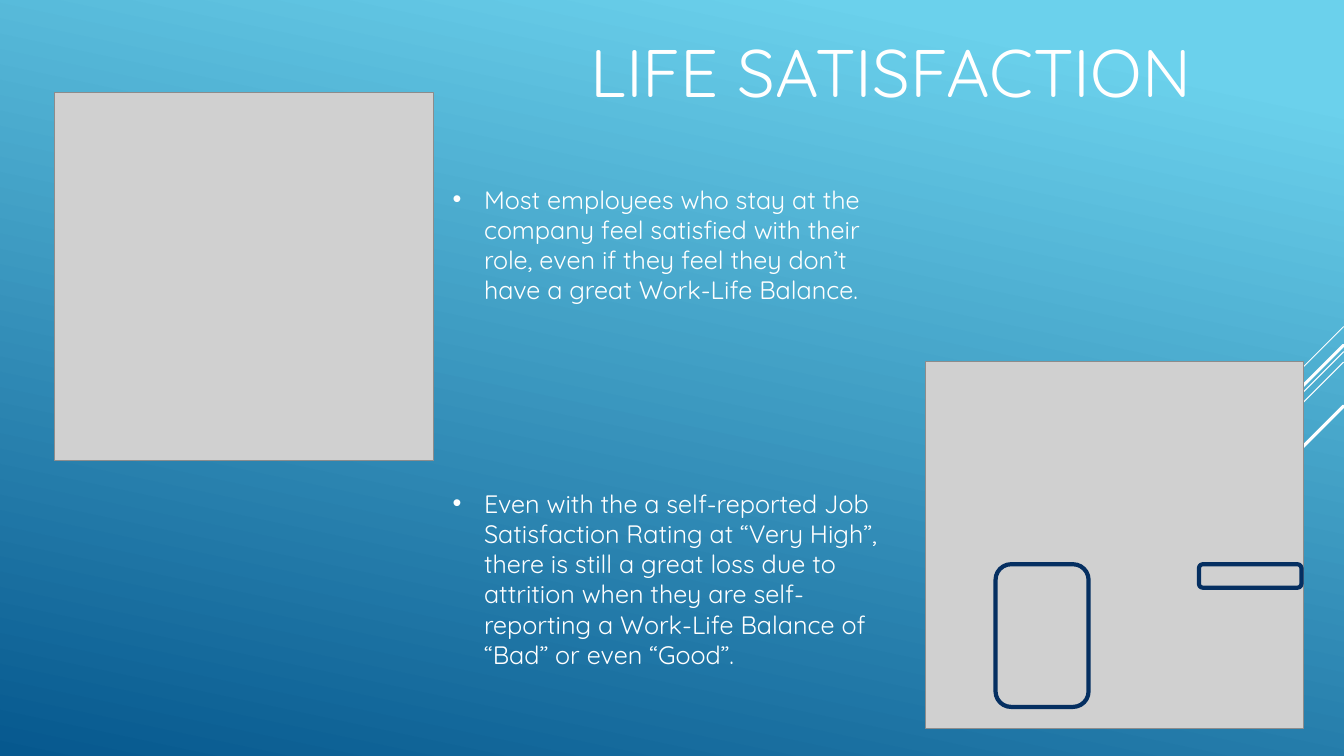
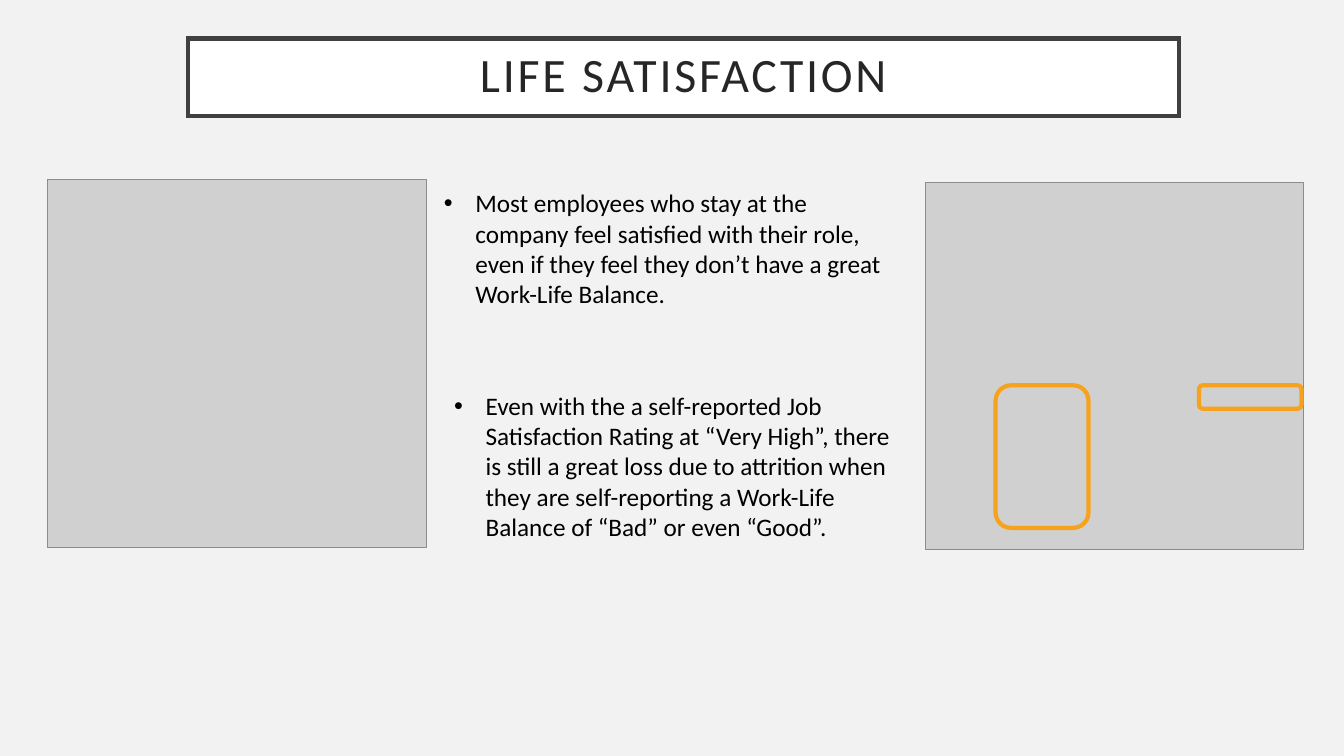
Before and after one commit to R-Chandna/MSDS6306_CaseStudy_2, a slide deck: slide 12 of Attrition_Case_Study_2_pptx_TAJAR_IP.pptx. Drawn at 1344x756 pixels with LibreOffice and Linux fonts; fonts in the diff are those of the drawing; grey boxes stand for pictures. Boxes give left, top, right and bottom in pixels: in the first picture for what was removed or moved away, otherwise in the second. Text is boxed around its words. In the diff, an @@ line names an element or a change of style, - is before the commit and + after.

```diff
--- a/Attrition_Case_Study_2_pptx_TAJAR_IP.pptx
+++ b/Attrition_Case_Study_2_pptx_TAJAR_IP.pptx
@@ background gradient #6ED2EB to #06588E to #F2F2F2 @@
@@ title "LIFE SATISFACTION" resized from (x1=590, y1=49, x2=1191, y2=98) to (x1=188, y1=38, x2=1179, y2=116) @@
@@ title "LIFE SATISFACTION" at (x1=188, y1=38, x2=1179, y2=116): size 48 to 34.2 pt, font Quicksand to Calibri, text colour #FFFFFF to #262626, letter spacing 0 to 2 pt; alignment left to centre; line spacing 1 to 0.9; vertical alignment bottom to middle; fill none to #FFFFFF; outline none to #404040 3 pt @@
@@ picture moved from (x1=54, y1=93, x2=434, y2=461) to (x1=47, y1=179, x2=426, y2=547) @@
@@ text "Most employees who stay at ..." moved from (x1=484, y1=190, x2=860, y2=304) to (x1=475, y1=194, x2=880, y2=303) @@
@@ text "Most employees who stay at ..." at (x1=475, y1=194, x2=880, y2=303): font Quicksand to Calibri, text colour #FFFFFF to #000000 @@
@@ picture moved from (x1=926, y1=362, x2=1304, y2=729) to (x1=926, y1=182, x2=1304, y2=549) @@
@@ text "Even with the a self-reported ..." at (x1=486, y1=397, x2=889, y2=536): font Quicksand to Calibri, text colour #FFFFFF to #000000 @@
@@ text "Even with the a self-reported ..." moved from (x1=484, y1=494, x2=877, y2=665) to (x1=486, y1=397, x2=889, y2=536) @@
@@ rounded rectangle added at (x1=996, y1=385, x2=1089, y2=528), outline #F6A21D 3 pt @@
@@ rounded rectangle added at (x1=1199, y1=385, x2=1302, y2=408), outline #F6A21D 3 pt @@
@@ group removed at (x1=1015, y1=327, x2=1344, y2=681): 5 lines @@
@@ rounded rectangle removed at (x1=996, y1=565, x2=1089, y2=708) @@
@@ rounded rectangle removed at (x1=1199, y1=565, x2=1302, y2=588) @@
```
Also in this commit, not shown: 14 other slides changed, 3 slides added, 3 slides removed.
